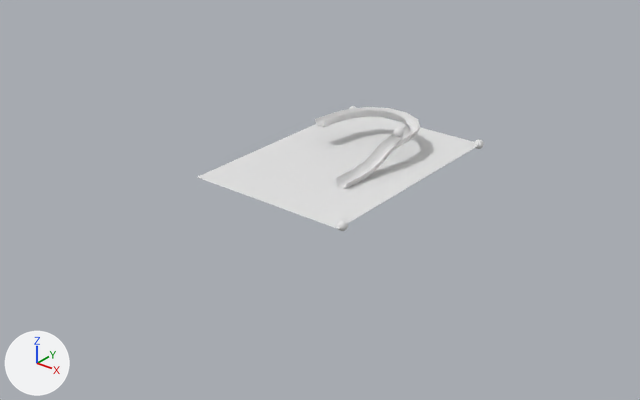
The Blender file wire_forms_clean.blend, before and after one commit.
Both versions are drawn from a camera (50 mm lens) standing at (15.55, -17.51, 9.44) and looking at (2.22, -0.84, -0.89). Lighting does not change. The marker at lower left points along +X, +Y and +Z.

The first picture shows 'P__ramp physics alt+c, convert, decimate, apply', 'Plane', 'vertex0', 'vertex1'.
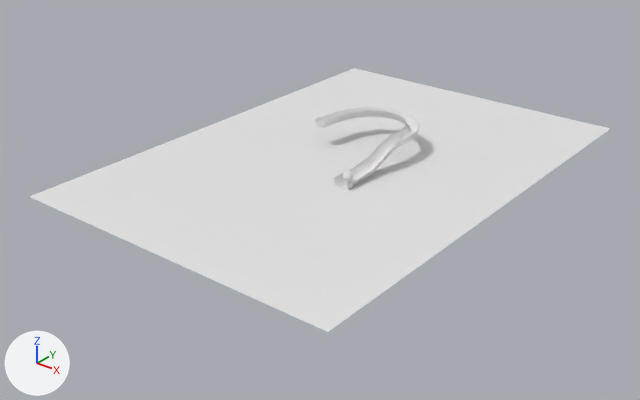
What changed in the scene script:
```text
Remove ob_vertex0:
    ob_vertex0 = bpy.data.objects.new('vertex0', me_sphere_004)
    ob_vertex0.location = (4.6, -3.0, 0.0)
Change ob_plane:
    ob_plane.scale: (1.29, 1.85, 1.0) -> (2.63, 3.76, 2.03)
Remove ob_vertex1:
    ob_vertex1 = bpy.data.objects.new('vertex1', me_sphere_005)
    ob_vertex1.location = (4.6, 3.3, 0.0)
```

What differs and where, as boxes [x1, y1, x2, y2] in the pictures (640 x 400 px):
'Plane', rescaled (108% wider, 135% taller): before [198, 117, 477, 229]; after [30, 68, 610, 332]
'vertex0', deleted: before [337, 219, 348, 231]
'vertex1', deleted: before [474, 139, 484, 149]
